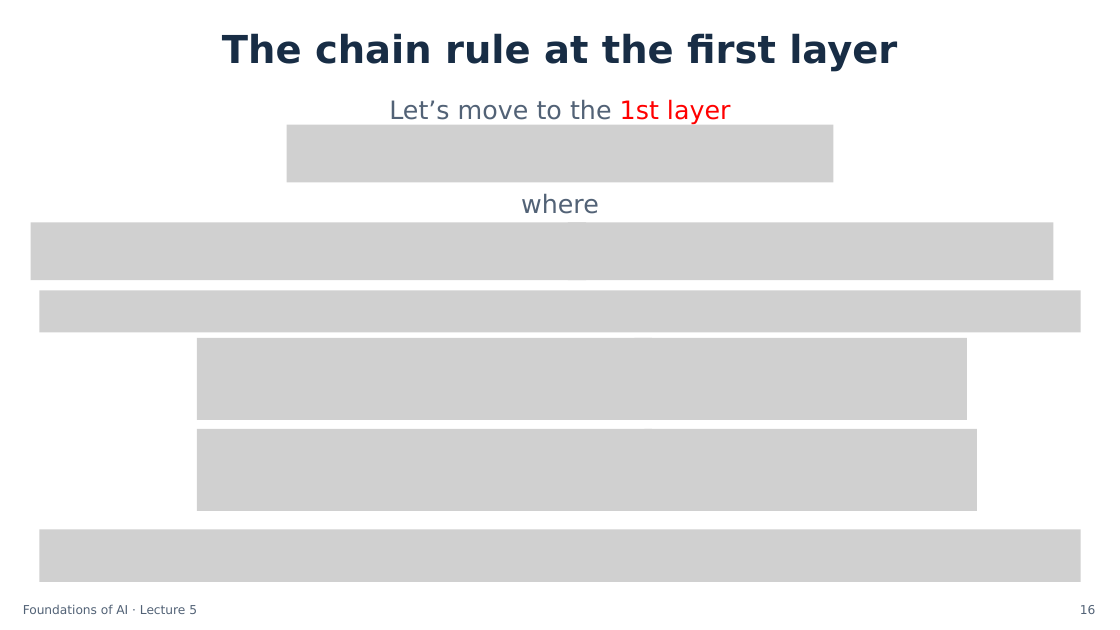
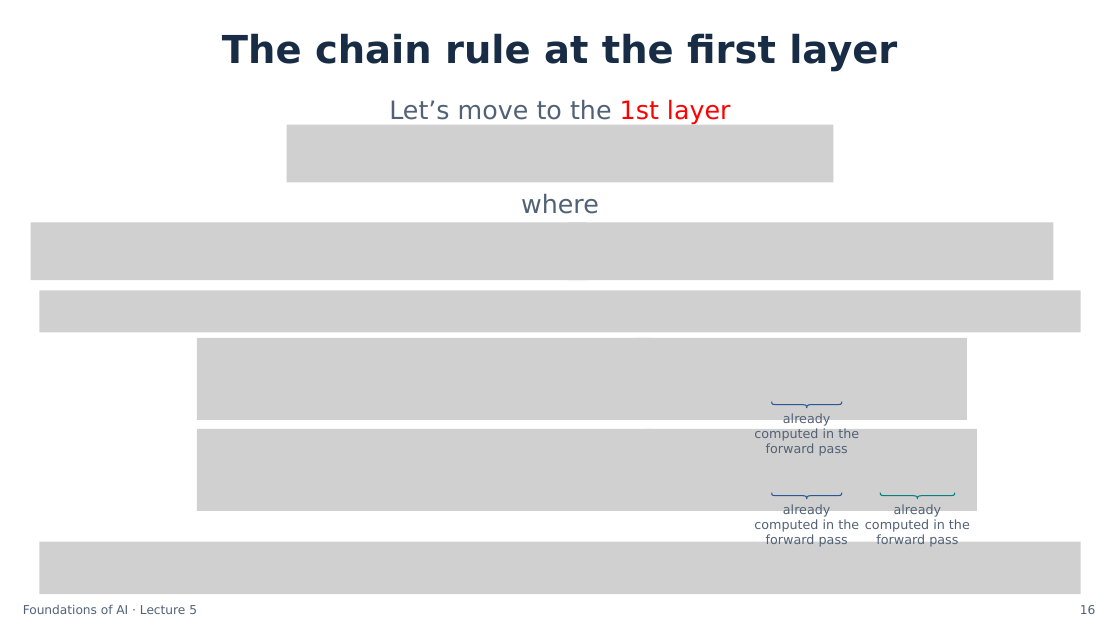
Before and after one commit to semtm0051/2026_27, a slide deck: slide 16 of Week_05/Slides/Week_05 - Slides.pptx. Drawn at 1120x630 pixels with LibreOffice and Linux fonts; fonts in the diff are those of the drawing; grey boxes stand for pictures. Boxes give left, top, right and bottom in pixels: in the first picture for what was removed or moved away, otherwise in the second. Text is boxed around its words. In the diff, an @@ line names an element or a change of style, - is before the commit and + after.

Commit message:
Update Week 5 backpropagation slides and matching PDF
Publish the current 40-slide version with consistent formula builds, a single wider-layer forward-pass screen, wider-network agenda wording, and no take-home slide.

```diff
--- a/Week_05/Slides/Week_05 - Slides.pptx
+++ b/Week_05/Slides/Week_05 - Slides.pptx
@@ text added at (754,413,859,456), 10.9 pt, text #526276 @@
+already
+computed in the
+forward pass
@@ freeform shape added at (772,402,842,408), outline #295892 0.9 pt @@
@@ text added at (754,504,859,547), 10.9 pt, text #526276 @@
+already
+computed in the
+forward pass
@@ freeform shape added at (772,492,842,498), outline #295892 0.9 pt @@
@@ text added at (865,504,970,547), 10.9 pt, text #526276 @@
+already
+computed in the
+forward pass
@@ freeform shape added at (881,492,955,498), outline #087F83 0.9 pt @@
@@ picture: place and size @@
-picture at (39,529,1081,581)
+picture at (39,542,1081,594)
```
Also in this commit, not shown: 12 other slides changed, 1 slide removed, 1 other file.
